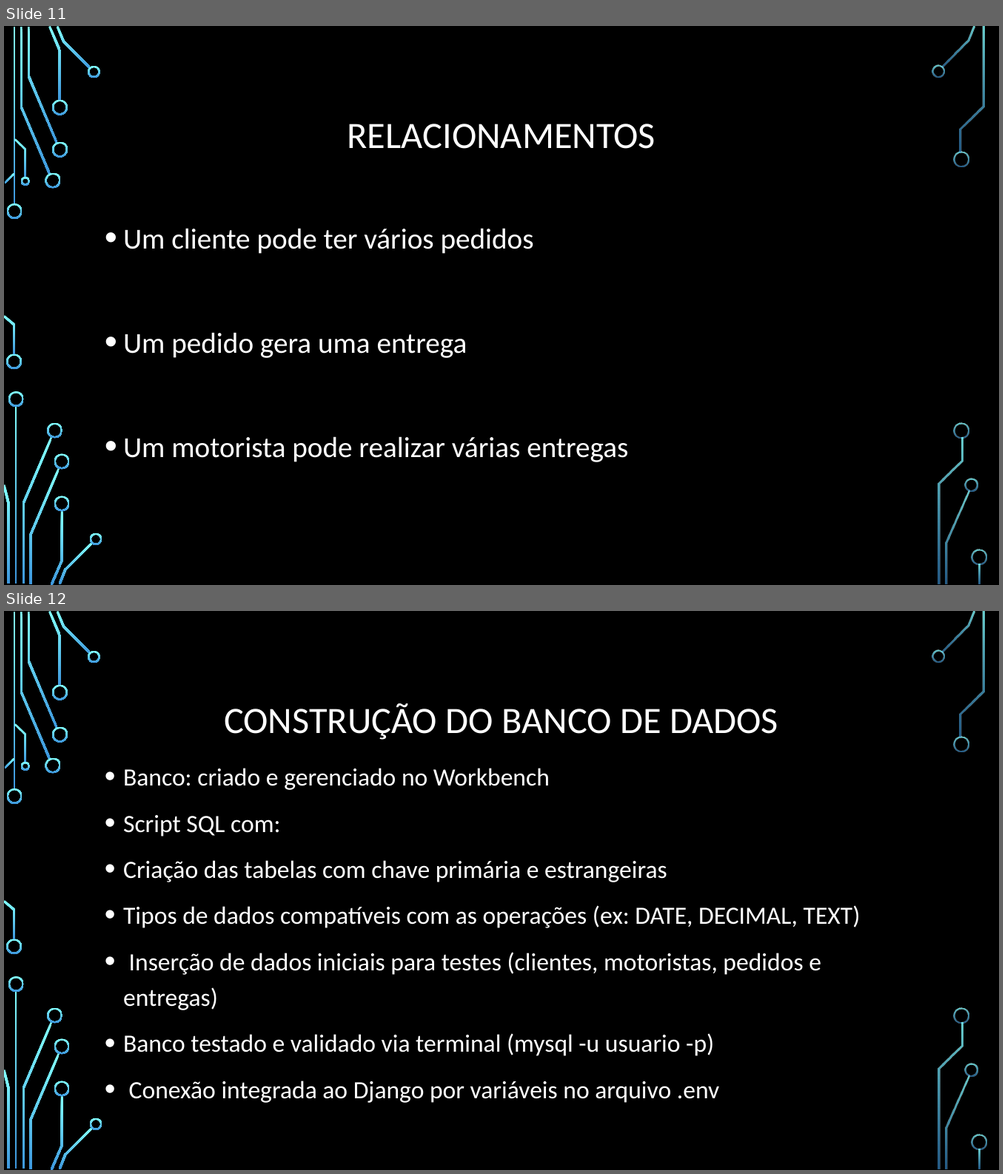
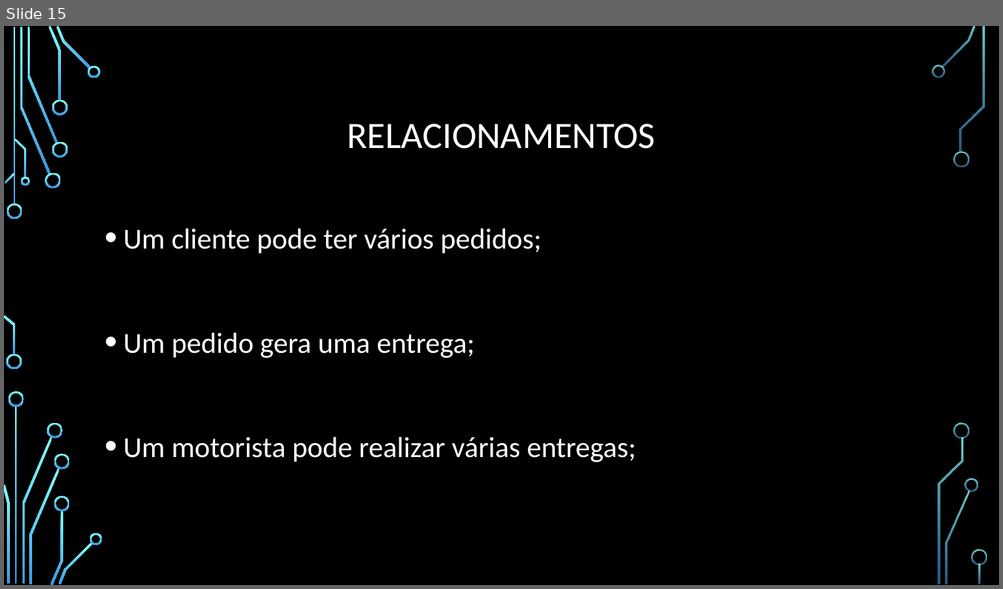
Before and after one commit to solutionsit-developer/Transportadora, a slide deck: transportadora/doc/Gestão de transportadora.pptx. Shown one above the other, each under a label of ours: slides 11 and 12 before the commit, slide 15 after it. The pictures are 1003x1174 and 1003x589 pixels, drawn with LibreOffice and Linux fonts; fonts in the diff are those of the drawing; background and template pictures are left out. Boxes give left, top, right and bottom in pixels: in the first picture for what was removed or moved away, otherwise in the second. Text is boxed around its words. In the diff, an @@ line names an element or a change of style, - is before the commit and + after.

```diff
--- a/transportadora/doc/Gestão de transportadora.pptx
+++ b/transportadora/doc/Gestão de transportadora.pptx
@@ slide 12 removed at box(4, 611, 999, 1170), background picture (left out); not listed: 36 template elements that a slide beside it also shows @@
@@ title removed at box(224, 703, 778, 740) @@
-CONSTRUÇÃO DO BANCO DE DADOS
@@ text removed at box(123, 768, 860, 1103) @@
-• Banco: criado e gerenciado no Workbench
-• Script SQL com:
-• Criação das tabelas com chave primária e estrangeiras
-• Tipos de dados compatíveis com as operações (ex: DATE, DECIMAL, TEXT)
-• Inserção de dados iniciais para testes (clientes, motoristas, pedidos e entregas)
-• Banco testado e validado via terminal (mysql -u usuario -p)
-• Conexão integrada ao Django por variáveis no arquivo .env
@@ what was slide 11 is now slide 15 @@
@@ slide 15 changed as well @@
@@ text at box(123, 228, 636, 463): text changed @@
-• Um cliente pode ter vários pedidos
-• Um pedido gera uma entrega
-• Um motorista pode realizar várias entregas
+• Um cliente pode ter vários pedidos;
+• Um pedido gera uma entrega;
+• Um motorista pode realizar várias entregas;
```
Also in this commit, not shown: 11 other slides changed, 11 slides added, 8 other slides removed.
